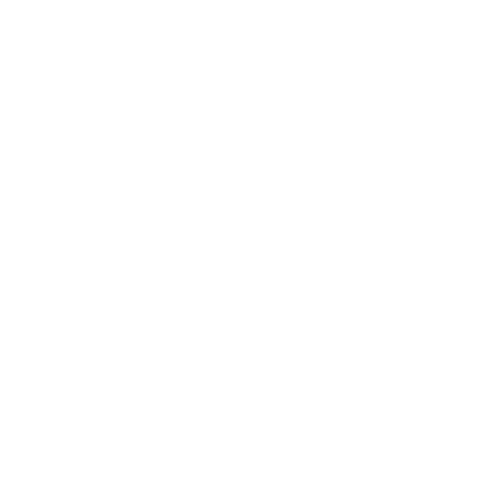
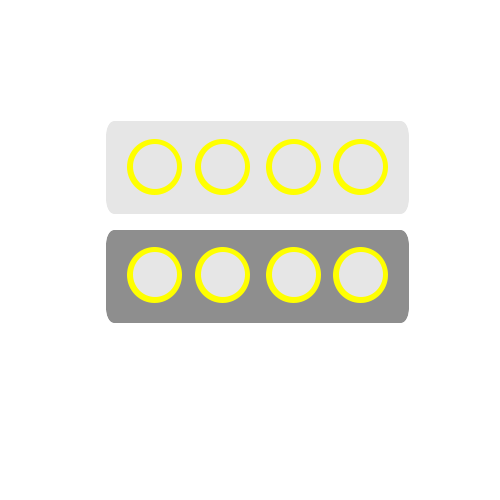
Layered file, before and after one edit (500×500). Changes by layer:
added layer "Elipse 2 copia 7" above "Elipse 1 copia 7" over [339, 252, 383, 297]
added layer "Elipse 1 copia 7" above "Elipse 2 copia 6" over [333, 247, 388, 303]
added layer "Elipse 2 copia 6" above "Elipse 1 copia 6" over [272, 252, 316, 297]
added layer "Elipse 1 copia 6" above "Elipse 2 copia 5" over [266, 247, 321, 303]
added layer "Elipse 2 copia 5" above "Elipse 1 copia 5" over [201, 252, 245, 297]
added layer "Elipse 1 copia 5" above "Elipse 2 copia 4" over [195, 247, 250, 303]
added layer "Elipse 2 copia 4" above "Elipse 1 copia 4" over [133, 252, 177, 297]
added layer "Elipse 1 copia 4" above "Elipse 2 copia 3" over [127, 247, 182, 303]
added layer "Elipse 2 copia 3" above "Elipse 1 copia 3" over [339, 144, 383, 189]
added layer "Elipse 1 copia 3" above "Elipse 2 copia 2" over [333, 139, 388, 195]
added layer "Elipse 2 copia 2" above "Elipse 1 copia 2" over [272, 144, 316, 189]
added layer "Elipse 1 copia 2" above "Elipse 2 copia" over [266, 139, 321, 195]
added layer "Elipse 2 copia" above "Elipse 1 copia" over [201, 144, 245, 189]
added layer "Elipse 1 copia" above "Elipse 2" over [195, 139, 250, 195]
added layer "Elipse 2" above "Elipse 1" over [133, 144, 177, 189]
added layer "Elipse 1" above "Rectángulo redondeado 1 copia 6" over [127, 139, 182, 195]
added layer "Rectángulo redondeado 1 copia 6" above "Rectángulo redondeado 1 copia 5" over [106, 230, 409, 323]
added layer "Rectángulo redondeado 1 copia 5" above "Capa 7 copia" over [106, 121, 409, 214]